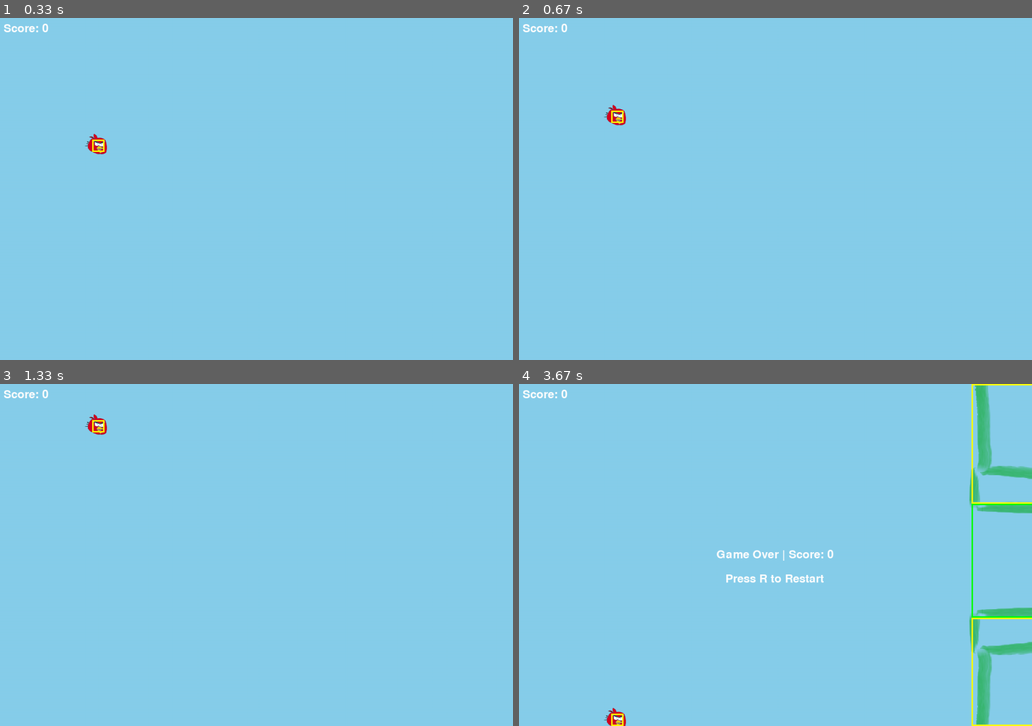
Above: before the commit, frames 1-4 (two rows, left to right).
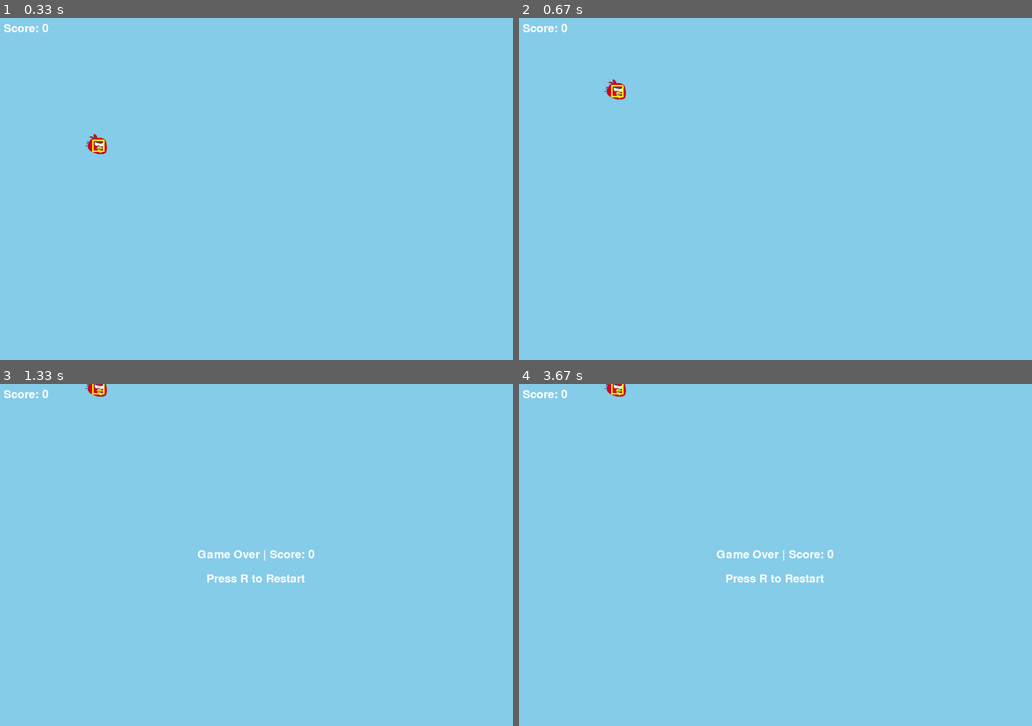
Above: after the commit, the same moments.

Repository: cmzbutqq/recreate-minigames
Game: pygame game, started from Flappy-Bird/main.py
The game is run twice, just before and just after one commit, with the same random seed, the same clock (stepped at 60 frames per second) and the same inputs.
Inputs:
- Up to frame 1 (0.33 s): no input
- Up to frame 2 (0.67 s): tap Space at 0.33 s
- Up to frame 3 (1.33 s): tap Space at 0.73, 1.03 s
- Up to frame 4 (3.67 s): no input

Frame 1 is identical in both runs. In frame 2, 0.3% of the frame differs, in the area x 16-21%, y 17-32%; in frame 3, 0.8%; in frame 4, 3.4%, in the area x 16-100%, y 0-100%.

Commit message:
fixed tick bugs

Diff:
--- a/Flappy-Bird/main.py
+++ b/Flappy-Bird/main.py
@@ -19,7 +19,7 @@
             self.event_handle()
             self.update()
             self.draw()
-            self.clock.tick(FPS)
+            self.dt = self.clock.tick(FPS) / 1000
 
     def event_handle(self):
         for event in pygame.event.get():
@@ -35,9 +35,8 @@
     def update(self):
         if not self.start:
             return
-        self.dt = self.clock.tick(FPS) / 1000
         pygame.display.set_caption(
-            f"Flappy Bird | PipeCount: {len(self.pipes.pipes)} | score: {self.score} |  birdpos: {self.bird.pos.y} | birdvel: {self.bird.vel.y}"
+            f"Flappy Bird | PipeCount: {len(self.pipes.pipes)} | score: {self.score} |  birdpos: {self.bird.pos.y} | dt: {self.dt}"
         )
         self.bird.update(self.dt)
         self.pipes.update(self.dt)
--- a/Flappy-Bird/settings.py
+++ b/Flappy-Bird/settings.py
@@ -3,12 +3,12 @@
 vec2 = pygame.math.Vector2
 
 RES = W, H = 1080, 720
-FPS = 60
+FPS = 200
 SPRITE_BLOAT = 1.1
 # Bird
 BIRD_POS = (W / 6.0, H / 3.0)
 BIRD_SZ = H / 15
-JUMP_VEL = 500
+JUMP_VEL = 600
 GRAVITY = 1500
 BIRD_SPRITE = pygame.image.load("Flappy-Bird/Bird.png")
 
@@ -16,8 +16,8 @@
 PIPE_W = W / 6
 PIPE_HW = PIPE_W / 2
 PIPE_GAP = H / 3
-MOVE_SPEED = W / 2
-SPAWN_INT = 1
+MOVE_SPEED = W / 3
+SPAWN_INT = 2
 # Pipe sprite
 PIPE_SPRITE = pygame.image.load("Flappy-Bird/pipe.png")
 RATIO = PIPE_SPRITE.get_height() / PIPE_SPRITE.get_width()
